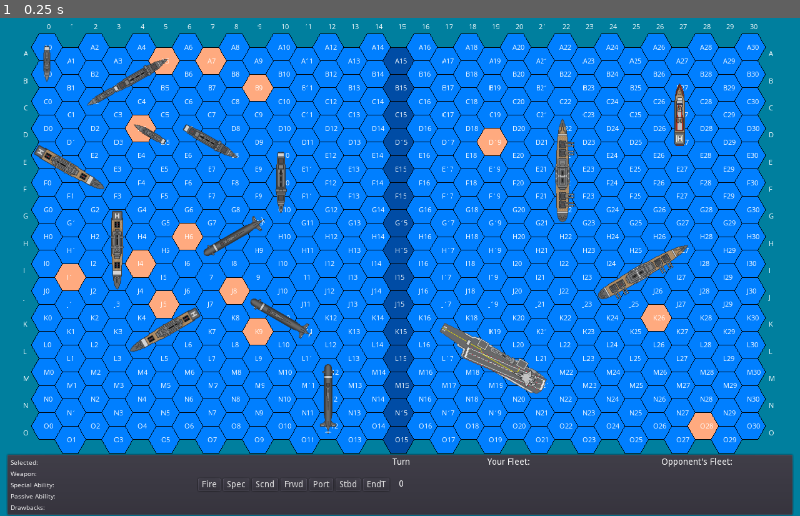
Above: before the commit, frame 1.
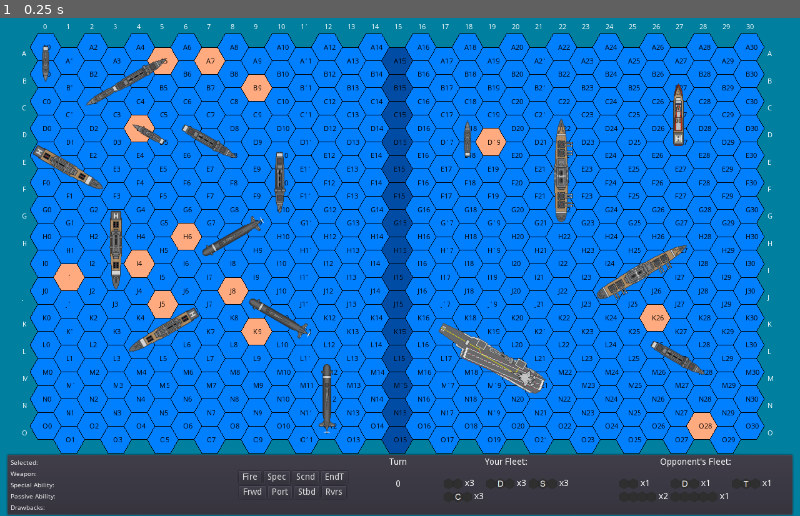
Above: after the commit, the same moment.

Repository: rsucco/flotilla
Game: Godot game, scene res://Root.tscn
Same seed, same stepped clock (60 frames per second), same inputs: the game is played once before the commit and once after it.
Inputs:
- Up to frame 1 (0.25 s): no input

The runs differ from the first frame. In frame 1, 16% of the frame differs, in the area x 2-97%, y 1-97%.

Commit message:
Improve GUI to show fleet statuses

Diff:
--- /dev/null
+++ b/GUI.gd
@@ -0,0 +1,77 @@
+extends PanelContainer
+
+var ship_icons
+
+# Called when the node enters the scene tree for the first time.
+func _ready():
+	# Load ship icon textures
+	ship_icons = {}
+	for ship_type in Ship.SHIP_TYPES:
+		ship_icons[ship_type] = load('res://ships/sprites/' + ship_type + '_icon.png')
+	get_parent().gui = self
+
+# Update ShipInfo
+func update_ship_info():
+	var ship = get_parent().selected_ship
+	if ship != null:
+		get_node('GUIGrid/ShipInfo/Selected').text = 'Selected: ' + ship.ship_name
+		get_node('GUIGrid/ShipInfo/Weapon').text = 'Weapon: ' + ship.weapon
+		get_node('GUIGrid/ShipInfo/SpecialAbility').text = 'Special Ability: ' + ship.special
+		if ship.secondary != 'None':
+			get_node('GUIGrid/ShipInfo/SpecialAbility').text += ' / ' + ship.secondary
+		get_node('GUIGrid/ShipInfo/PassiveAbility').text = 'Passive Ability: ' + ship.passive
+		get_node('GUIGrid/ShipInfo/PassiveAbility').hint_tooltip = get_node('GUIGrid/ShipInfo/PassiveAbility').text
+		get_node('GUIGrid/ShipInfo/Drawbacks').text = 'Drawbacks: ' + ship.drawback
+		get_node('GUIGrid/ShipInfo/Drawbacks').hint_tooltip = get_node('GUIGrid/ShipInfo/Drawbacks').text
+	else:
+		get_node('GUIGrid/ShipInfo/Selected').text = 'Selected: '
+		get_node('GUIGrid/ShipInfo/Weapon').text = 'Weapon: '
+		get_node('GUIGrid/ShipInfo/SpecialAbility').text = 'Special Ability: '
+		get_node('GUIGrid/ShipInfo/PassiveAbility').text = 'Passive Ability: '
+		get_node('GUIGrid/ShipInfo/Drawbacks').text = 'Drawbacks: '
+
+# Update YourFleet and OpponentFleet
+func update_fleets():
+	# Clear YourFleet icons
+	for n in get_node('GUIGrid/YourFleet/YourFleetIcons').get_children():
+		n.queue_free()
+	var ship_count = {}
+	# Count the number of each type of ship in the player's fleet
+	for ship_type in Ship.SHIP_TYPES:
+		ship_count[ship_type] = 0
+	for ship in get_parent().ships[get_parent().player_up]:
+		ship_count[ship.ship_type] += 1
+	# Add ship icons to YourFleet
+	for ship_type in Ship.SHIP_TYPES:
+		if ship_count[ship_type] > 0:
+			var icon_sprite = TextureRect.new()
+			icon_sprite.texture = ship_icons[ship_type]
+			var icon_label = Label.new()
+			icon_label.text = 'x' + str(ship_count[ship_type])
+			var icon_container = HBoxContainer.new()
+			icon_container.add_child(icon_sprite)
+			icon_container.add_child(icon_label)
+			get_node('GUIGrid/YourFleet/YourFleetIcons').add_child(icon_container)
+#			get_node('GUIGrid/YourFleet/YourFleetIcons').queue_sort()
+	# Clear OpponentFleet icons
+	for n in get_node('GUIGrid/OpponentFleet/OpponentFleetIcons').get_children():
+		n.queue_free()
+	ship_count = {}
+	# Count the number of each type of ship in the opponent's fleet
+	for ship_type in Ship.SHIP_TYPES:
+		ship_count[ship_type] = 0
+	for ship in get_parent().ships[abs(get_parent().player_up - 1)]:
+		ship_count[ship.ship_type] += 1
+	# Add ship icons to YourFleet
+	for ship_type in Ship.SHIP_TYPES:
+		if ship_count[ship_type] > 0:
+			var icon_sprite = TextureRect.new()
+			icon_sprite.texture = ship_icons[ship_type]
+			var icon_label = Label.new()
+			icon_label.text = 'x' + str(ship_count[ship_type])
+			var icon_container = HBoxContainer.new()
+			icon_container.rect_scale = -Vector2(0.1, 0.1)
+			icon_container.add_child(icon_sprite)
+			icon_container.add_child(icon_label)
+			get_node('GUIGrid/OpponentFleet/OpponentFleetIcons').add_child(icon_container)
+#			get_node('GUIGrid/YourFleet/YourFleetIcons').queue_sort()
--- a/GUI.tscn
+++ b/GUI.tscn
@@ -1,6 +1,7 @@
-[gd_scene load_steps=2 format=2]
+[gd_scene load_steps=3 format=2]
 
 [ext_resource path="res://font.tres" type="DynamicFont" id=1]
+[ext_resource path="res://GUI.gd" type="Script" id=2]
 
 [node name="GUI" type="PanelContainer"]
 margin_right = 1260.0
@@ -8,8 +9,9 @@
 grow_vertical = 0
 size_flags_horizontal = 0
 size_flags_vertical = 0
-
-[node name="GridContainer" type="HBoxContainer" parent="."]
+script = ExtResource( 2 )
+
+[node name="GUIGrid" type="HBoxContainer" parent="."]
 margin_left = 7.0
 margin_top = 7.0
 margin_right = 1253.0
@@ -17,108 +19,130 @@
 custom_constants/separation = 5
 alignment = 1
 
-[node name="ShipInfo" type="VBoxContainer" parent="GridContainer"]
-margin_right = 295.0
-margin_bottom = 86.0
-size_flags_horizontal = 3
-
-[node name="Selected" type="Label" parent="GridContainer/ShipInfo"]
-margin_right = 295.0
+[node name="ShipInfo" type="VBoxContainer" parent="GUIGrid"]
+margin_right = 298.0
+margin_bottom = 86.0
+size_flags_horizontal = 3
+
+[node name="Selected" type="Label" parent="GUIGrid/ShipInfo"]
+margin_right = 298.0
 margin_bottom = 14.0
 custom_fonts/font = ExtResource( 1 )
 text = "Selected:"
 
-[node name="Weapon" type="Label" parent="GridContainer/ShipInfo"]
+[node name="Weapon" type="Label" parent="GUIGrid/ShipInfo"]
 margin_top = 18.0
-margin_right = 295.0
+margin_right = 298.0
 margin_bottom = 32.0
 custom_fonts/font = ExtResource( 1 )
 text = "Weapon: "
 
-[node name="SpecialAbility" type="Label" parent="GridContainer/ShipInfo"]
+[node name="SpecialAbility" type="Label" parent="GUIGrid/ShipInfo"]
 margin_top = 36.0
-margin_right = 295.0
+margin_right = 298.0
 margin_bottom = 50.0
 custom_fonts/font = ExtResource( 1 )
 text = "Special Ability:"
-
-[node name="PassiveAbility" type="Label" parent="GridContainer/ShipInfo"]
+clip_text = true
+
+[node name="PassiveAbility" type="Label" parent="GUIGrid/ShipInfo"]
 margin_top = 54.0
-margin_right = 295.0
+margin_right = 298.0
 margin_bottom = 68.0
 custom_fonts/font = ExtResource( 1 )
 text = "Passive Ability:"
-
-[node name="Drawbacks" type="Label" parent="GridContainer/ShipInfo"]
+clip_text = true
+
+[node name="Drawbacks" type="Label" parent="GUIGrid/ShipInfo"]
 margin_top = 72.0
-margin_right = 295.0
+margin_right = 298.0
 margin_bottom = 86.0
 custom_fonts/font = ExtResource( 1 )
 text = "Drawbacks:"
-
-[node name="Actions" type="HBoxContainer" parent="GridContainer"]
-margin_left = 300.0
-margin_top = 33.0
-margin_right = 606.0
-margin_bottom = 53.0
+clip_text = true
+
+[node name="Actions" type="VBoxContainer" parent="GUIGrid"]
+margin_left = 303.0
+margin_top = 21.0
+margin_right = 601.0
+margin_bottom = 65.0
+size_flags_horizontal = 3
 size_flags_vertical = 6
 alignment = 1
 
-[node name="Fire" type="Button" parent="GridContainer/Actions"]
-margin_right = 36.0
+[node name="Actions" type="HBoxContainer" parent="GUIGrid/Actions"]
+margin_right = 298.0
+margin_bottom = 20.0
+alignment = 1
+
+[node name="Fire" type="Button" parent="GUIGrid/Actions/Actions"]
+margin_left = 62.0
+margin_right = 98.0
 margin_bottom = 20.0
 text = "Fire"
 
-[node name="SpecialAbility" type="Button" parent="GridContainer/Actions"]
-margin_left = 40.0
-margin_right = 82.0
+[node name="SpecialAbility" type="Button" parent="GUIGrid/Actions/Actions"]
+margin_left = 102.0
+margin_right = 144.0
 margin_bottom = 20.0
 text = "Spec"
 
-[node name="SecondaryAbility" type="Button" parent="GridContainer/Actions"]
-margin_left = 86.0
-margin_right = 128.0
+[node name="SecondaryAbility" type="Button" parent="GUIGrid/Actions/Actions"]
+margin_left = 148.0
+margin_right = 190.0
 margin_bottom = 20.0
 text = "Scnd"
 
-[node name="Forward" type="Button" parent="GridContainer/Actions"]
-margin_left = 132.0
-margin_right = 174.0
+[node name="EndTurn" type="Button" parent="GUIGrid/Actions/Actions"]
+margin_left = 194.0
+margin_right = 236.0
+margin_bottom = 20.0
+text = "EndT"
+
+[node name="Movement" type="HBoxContainer" parent="GUIGrid/Actions"]
+margin_top = 24.0
+margin_right = 298.0
+margin_bottom = 44.0
+alignment = 1
+
+[node name="Forward" type="Button" parent="GUIGrid/Actions/Movement"]
+margin_left = 63.0
+margin_right = 105.0
 margin_bottom = 20.0
 text = "Frwd"
 
-[node name="Port" type="Button" parent="GridContainer/Actions"]
-margin_left = 178.0
-margin_right = 216.0
+[node name="Port" type="Button" parent="GUIGrid/Actions/Movement"]
+margin_left = 109.0
+margin_right = 147.0
 margin_bottom = 20.0
 text = "Port"
 
-[node name="Starboard" type="Button" parent="GridContainer/Actions"]
-margin_left = 220.0
-margin_right = 260.0
+[node name="Starboard" type="Button" parent="GUIGrid/Actions/Movement"]
+margin_left = 151.0
+margin_right = 191.0
 margin_bottom = 20.0
 text = "Stbd"
 
-[node name="EndTurn" type="Button" parent="GridContainer/Actions"]
-margin_left = 264.0
-margin_right = 306.0
-margin_bottom = 20.0
-text = "EndT"
-
-[node name="TurnNumber" type="VBoxContainer" parent="GridContainer"]
-margin_left = 611.0
-margin_right = 639.0
+[node name="Reverse" type="Button" parent="GUIGrid/Actions/Movement"]
+margin_left = 195.0
+margin_right = 234.0
+margin_bottom = 20.0
+text = "Rvrs"
+
+[node name="TurnNumber" type="VBoxContainer" parent="GUIGrid"]
+margin_left = 606.0
+margin_right = 634.0
 margin_bottom = 86.0
 size_flags_horizontal = 0
 
-[node name="Turn" type="Label" parent="GridContainer/TurnNumber"]
+[node name="Turn" type="Label" parent="GUIGrid/TurnNumber"]
 margin_right = 28.0
 margin_bottom = 31.0
 text = "Turn
 "
 align = 1
 
-[node name="TurnNumber" type="Label" parent="GridContainer/TurnNumber"]
+[node name="TurnNumber" type="Label" parent="GUIGrid/TurnNumber"]
 margin_top = 35.0
 margin_right = 28.0
 margin_bottom = 49.0
@@ -126,32 +150,51 @@
 align = 1
 valign = 1
 
-[node name="Spacer" type="VBoxContainer" parent="GridContainer"]
+[node name="Spacer" type="VBoxContainer" parent="GUIGrid"]
+margin_left = 639.0
+margin_right = 639.0
+margin_bottom = 86.0
+size_flags_horizontal = 4
+
+[node name="YourFleet" type="VBoxContainer" parent="GUIGrid"]
 margin_left = 644.0
-margin_right = 644.0
-margin_bottom = 86.0
-size_flags_horizontal = 4
-
-[node name="YourFleet" type="VBoxContainer" parent="GridContainer"]
-margin_left = 649.0
-margin_right = 945.0
-margin_bottom = 86.0
-size_flags_horizontal = 3
-
-[node name="YourFleet" type="Label" parent="GridContainer/YourFleet"]
-margin_right = 296.0
+margin_right = 942.0
+margin_bottom = 86.0
+size_flags_horizontal = 3
+alignment = 1
+
+[node name="YourFleetText" type="Label" parent="GUIGrid/YourFleet"]
+margin_right = 298.0
 margin_bottom = 14.0
 text = "Your Fleet:"
 align = 1
 
-[node name="OpponentFleet" type="VBoxContainer" parent="GridContainer"]
-margin_left = 950.0
+[node name="YourFleetIcons" type="GridContainer" parent="GUIGrid/YourFleet"]
+margin_left = 149.0
+margin_top = 52.0
+margin_right = 149.0
+margin_bottom = 52.0
+size_flags_horizontal = 4
+size_flags_vertical = 6
+columns = 3
+
+[node name="OpponentFleet" type="VBoxContainer" parent="GUIGrid"]
+margin_left = 947.0
 margin_right = 1246.0
 margin_bottom = 86.0
 size_flags_horizontal = 3
 
-[node name="OpponentFleet" type="Label" parent="GridContainer/OpponentFleet"]
-margin_right = 296.0
+[node name="OpponentFleetText" type="Label" parent="GUIGrid/OpponentFleet"]
+margin_right = 299.0
 margin_bottom = 14.0
 text = "Opponent's Fleet:"
 align = 1
+
+[node name="OpponentFleetIcons" type="GridContainer" parent="GUIGrid/OpponentFleet"]
+margin_left = 149.0
+margin_top = 52.0
+margin_right = 149.0
+margin_bottom = 52.0
+size_flags_horizontal = 4
+size_flags_vertical = 6
+columns = 3
--- a/Grid.gd
+++ b/Grid.gd
@@ -64,7 +64,7 @@
 
 # Get the center point of the hexagon at x, y
 func get_hex_center(x, y):
-	var hex_center = Vector2(75 + hex_size * 0.75 * x, hex_size + hex_size * y / sqrt(3) * 1.5)
+	var hex_center = Vector2(73 + hex_size * 0.75 * x, hex_size + hex_size * y / sqrt(3) * 1.5)
 	# Offset odd columns
 	if x % 2 != 0:
 		hex_center += Vector2(0, hex_size / sqrt(3) * 0.75)
--- a/Root.gd
+++ b/Root.gd
@@ -2,9 +2,11 @@
 
 var font
 var grid
-var ships = []
+var gui
+var ships = [[], []]
 var selected_ship = null
 var current_turn = 0
+var player_up = 0
 
 # Called when the node enters the scene tree for the first time.
 func _ready():
@@ -13,14 +15,16 @@
 	font.size = 11
 	grid = Grid.new()
 	for i in range(3):
-		add_ship('Corvette', i * 2, i + 1, i * 60 + 180)
-		add_ship('Destroyer', i * 3 + 4, i * 2 + 1, i * 60 + 60)
-		add_ship('Cruiser', i * 2 + 1, i * 3 + 4, i * 60 + 120)
-		add_ship('Submarine', i * 2 + 8, i * 3 + 7, i * 60 + 240)
+		add_ship('Corvette', i * 2, i + 1, i * 60 + 180, 0)
+		add_ship('Destroyer', i * 3 + 4, i * 2 + 1, i * 60 + 60, 0)
+		add_ship('Cruiser', i * 2 + 1, i * 3 + 4, i * 60 + 120, 0)
+		add_ship('Submarine', i * 2 + 8, i * 3 + 7, i * 60 + 240, 0)
 		if i > 0:
-			add_ship('Battleship', i * 4 + 18, i * 4, i * 60 + 300)
-	add_ship('Carrier', 19, 11, 300)
-	add_ship('SupplyTender', 27, 2, 0)
+			add_ship('Battleship', i * 4 + 18, i * 4, i * 60 + 300, 1)
+	add_ship('Carrier', 19, 11, 300, 1)
+	add_ship('SupplyTender', 27, 2, 0, 1)
+	add_ship('Corvette', 18, 3, 0, 1)
+	add_ship('Destroyer', 27, 11, 120, 1)
 
 func _draw():
 	# Draw grid
@@ -32,7 +36,7 @@
 	for x in range(31):
 		# Draw column markers
 		var string_color
-		var string_location = grid.get_hex_center(x, 0) - Vector2(0, grid.hex_size / sqrt(3))
+		var string_location = grid.get_hex_center(x, 0) - Vector2(4, grid.hex_size / sqrt(3))
 		if x % 2 != 0:
 			string_location -= Vector2(0, grid.hex_size / sqrt(3) * 0.75)
 		if mouse_hex[0] == x:
@@ -69,8 +73,8 @@
 			for i in range(1, 6):
 				draw_line(hex_points[i - 1], hex_points[i], Color(0.0, 0.0, 0.0))
 			draw_line(hex_points[5], hex_points[0], Color(0.0, 0.0, 0.0))
-			draw_string(font, grid.get_hex_center(x, y) - Vector2(grid.hex_size / 10, -grid.hex_size / 12), y_grid_display[y] + str(x))
-#			draw_string(font, grid.get_hex_center(x, y), str(x) + ',' + str(y))
+
+			draw_string(font, grid.get_hex_center(x, y) - Vector2(grid.hex_size / 10, -grid.hex_size / 12), y_grid_display[y] + str(x), Color(0.0, 0.0, 0.0))
 
 func _input(event):
 	if event is InputEventMouseButton and event.pressed:
@@ -82,7 +86,7 @@
 		if event.button_index == BUTTON_LEFT:
 			select_ship(ship_at_hex)
 		if ship_at_hex != null:
-			print('Ship at hex: ', ship_at_hex.desc)
+			print('Ship at hex: ', ship_at_hex.ship_name)
 			print('Occupied hexes: ', ship_at_hex.get_occupied_hexes())
 			if event.button_index == BUTTON_LEFT:
 				ship_at_hex.hit(on_hex)
@@ -92,7 +96,7 @@
 				ship_at_hex.move(1)
 			print('Hit hexes: ', ship_at_hex.hit_hexes)
 		if selected_ship != null:
-			print('Selected ship: ', selected_ship.desc, ' at ', selected_ship.x, ',', selected_ship.y)
+			print('Selected ship: ', selected_ship.ship_name, ' at ', selected_ship.x, ',', selected_ship.y)
 		print('========================')
 	update()
 
@@ -124,21 +128,22 @@
 	#						ship.rotate(rotation)
 	#				elif end turn:
 	#					break
-	#
 	pass
 
 func select_ship(ship):
 	selected_ship = ship
+	gui.update_ship_info()
 	update()
 
-func add_ship(ship_type, x, y, direction):
+func add_ship(ship_type, x, y, direction, player):
 	var ship = load('res://ships/' + ship_type + '.tscn').instance()
 	ship.set_grid_position(x, y, direction)
 	add_child(ship)
-	ships.append(ship)
+	ships[player].append(ship)
+	gui.update_fleets()
 
 func get_ship_at_hex(x, y):
-	for ship in ships:
+	for ship in ships[0] + ships[1]:
 		var occupied_hexes = ship.get_occupied_hexes()
 		if occupied_hexes != null and [x, y] in occupied_hexes:
 			return ship
--- a/ships/Battleship.gd
+++ b/ships/Battleship.gd
@@ -6,5 +6,11 @@
 func _ready():
 	self.len_fore = 1
 	self.len_aft = 2
-	self.desc = 'Battleship'
+	self.ship_type = 'battleship'
 	self.hit_hexes = [false, false, false, false]
+	self.ship_name = 'Battleship'
+	self.weapon = 'Big Gun'
+	self.special = 'Salvo (7 turns)'
+	self.secondary = 'None'
+	self.passive = 'Armor grants 25% chance of hits not counting'
+	self.drawback = 'None'
--- a/ships/Carrier.gd
+++ b/ships/Carrier.gd
@@ -6,5 +6,11 @@
 func _ready():
 	self.len_fore = 2
 	self.len_aft = 2
-	self.desc = 'Aircraft Carrier'
+	self.ship_type = 'carrier'
 	self.hit_hexes = [false, false, false, false, false]
+	self.ship_name = 'Aircraft Carrier'
+	self.weapon = 'F-35 Strike'
+	self.special = 'Recon Flight (4 turns)'
+	self.secondary = 'None'
+	self.passive = 'Can take two attack moves in one turn instead of moving'
+	self.drawback = 'If two or more hexes are damaged, can only take one attack move'
--- a/ships/Corvette.gd
+++ b/ships/Corvette.gd
@@ -6,5 +6,11 @@
 func _ready():
 	self.len_fore = 0
 	self.len_aft = 1
-	self.desc = 'Corvette'
+	self.ship_type = 'corvette'
 	self.hit_hexes = [false, false]
+	self.ship_name = 'Corvette'
+	self.weapon = 'Deck Gun'
+	self.special = 'None'
+	self.secondary = 'None'
+	self.passive = 'Gains an extra move if starting next to an island tile'
+	self.drawback = 'Has a 75% chance of sinking if hit in either hex'
--- a/ships/Cruiser.gd
+++ b/ships/Cruiser.gd
@@ -6,5 +6,11 @@
 func _ready():
 	self.len_fore = 1
 	self.len_aft = 1
-	self.desc = 'Cruiser'
+	self.ship_type = 'cruiser'
 	self.hit_hexes = [false, false, false]
+	self.ship_name = 'Cruiser'
+	self.weapon = 'Anti-Ship Missile'
+	self.special = 'EW Strike (6 turns)'
+	self.secondary = 'None'
+	self.passive = '50% chance of intercepting incoming missile attacks within two hexes'
+	self.drawback = 'None'
--- a/ships/Destroyer.gd
+++ b/ships/Destroyer.gd
@@ -6,5 +6,11 @@
 func _ready():
 	self.len_fore = 1
 	self.len_aft = 1
-	self.desc = 'Destroyer'
+	self.ship_type = 'destroyer'
 	self.hit_hexes = [false, false, false]
+	self.ship_name = 'Destroyer'
+	self.weapon = 'Anti-Ship Missile'
+	self.special = 'AWS Strike (4 turns)'
+	self.secondary = 'Lay Mine (5 turns)'
+	self.passive = 'None'
+	self.drawback = 'None'
--- a/ships/Ship.gd
+++ b/ships/Ship.gd
@@ -2,14 +2,20 @@
 
 class_name Ship
 
-# Declare member variables here.
+const SHIP_TYPES = ['coastal_battery', 'corvette', 'destroyer', 'submarine', 'cruiser', 'supply_tender', 'battleship', 'carrier']
 var direction
 var len_fore
 var len_aft
 var x
 var y
-var desc = ''
+var ship_type = ''
 var hit_hexes = []
+var ship_name = ''
+var weapon = ''
+var special = ''
+var secondary = ''
+var passive = ''
+var drawback = ''
 
 # Called when the node enters the scene tree for the first time.
 func _ready():
@@ -39,28 +45,29 @@
 	hit_hexes[self.get_occupied_hexes().find(hit_hex)] = true
 	var smoke = Particles2D.new()
 	var smoke_material = ParticlesMaterial.new()
-	smoke.rotation_degrees = 0
 	smoke_material.emission_shape = ParticlesMaterial.EMISSION_SHAPE_RING
-	smoke_material.emission_ring_radius = 6
+	smoke_material.emission_ring_radius = self.get_size() * 3 - 3
 	smoke_material.direction = Vector3(-50, 0, 0)
 	smoke_material.gravity = Vector3(0, 150, 0)
 	smoke_material.spread = 25.0
-#	smoke_material.damping = -1.5
-	smoke_material.scale = 4
-#	smoke_material.
+	smoke_material.damping = -1.5
+	smoke_material.scale = 2.5
 	smoke_material.color = Color(0.0, 0.0, 0.0)
 	smoke.process_material = smoke_material
+	smoke.amount = pow(self.get_size(), 2) * 10
 	smoke.lifetime = 0.5
 	add_child(smoke)
 	if not false in hit_hexes:
 		self.sink()
 
 func sink():
-	hide()
+	# TODO: Hacky af, change all this
 	if get_parent().selected_ship == self:
 		get_parent().selected_ship = null
-	get_parent().ships.remove(get_parent().ships.find(self))
-	get_parent().remove_child(self)
+	get_parent().ships[0].remove(get_parent().ships[0].find(self))
+	get_parent().ships[1].remove(get_parent().ships[1].find(self))
+	get_parent().gui.update_fleets()
+	queue_free()
 
 func rotate(rotation_offset):
 	if not [-1, -1] in get_occupied_hexes(self.x, self.y, self.direction + rotation_offset):
--- a/ships/Submarine.gd
+++ b/ships/Submarine.gd
@@ -6,5 +6,11 @@
 func _ready():
 	self.len_fore = 1
 	self.len_aft = 1
-	self.desc = 'Submarine'
+	self.ship_type = 'submarine'
 	self.hit_hexes = [false, false, false]
+	self.ship_name = 'Submarine'
+	self.weapon = 'Torpedo'
+	self.special = 'Nuclear Strike (10 turns)'
+	self.secondary = 'Sonar Pulse (1 turn)'
+	self.passive = 'Can only be hit by surface units on center hex'
+	self.drawback = 'Sink instantly when hit in center hex or when hit by ASW Strike, mine, or another sub'
--- a/ships/SupplyTender.gd
+++ b/ships/SupplyTender.gd
@@ -6,5 +6,11 @@
 func _ready():
 	self.len_fore = 1
 	self.len_aft = 1
-	self.desc = 'Supply Tender'
+	self.ship_type = 'supply_tender'
 	self.hit_hexes = [false, false, false]
+	self.ship_name = 'Supply Tender'
+	self.weapon = 'None'
+	self.special = 'UNREP'
+	self.secondary = 'None'
+	self.passive = 'Heals one hex every 10 turns if damaged'
+	self.drawback = 'Lose one move point per turn if damaged'
Binary file added: ships/sprites/battleship_icon.png
Not shown, added: ships/sprites/battleship_icon.png.import
Binary file added: ships/sprites/carrier_icon.png
Not shown, added: ships/sprites/carrier_icon.png.import
Binary file added: ships/sprites/coastal_battery_icon.png
Not shown, added: ships/sprites/coastal_battery_icon.png.import
Binary file added: ships/sprites/corvette_icon.png
Not shown, added: ships/sprites/corvette_icon.png.import
Binary file added: ships/sprites/cruiser_icon.png
Not shown, added: ships/sprites/cruiser_icon.png.import
Binary file added: ships/sprites/destroyer_icon.png
Not shown, added: ships/sprites/destroyer_icon.png.import
(and 6 more such lines)
